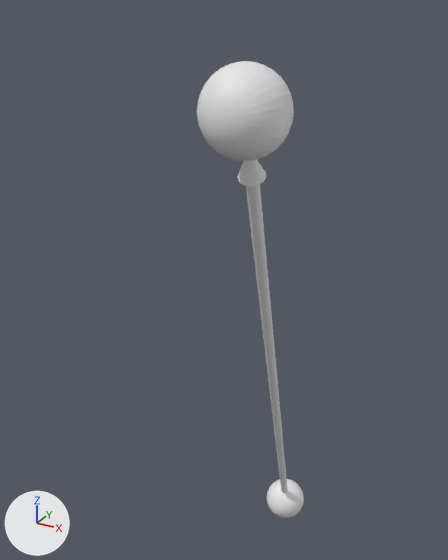
The OBJ model 资本的生产过程/价值形式理论/价值形式/datas_graphs_generated/simple.obj as it was, and as the next commit left it.
Both versions are drawn from a 50 mm camera at (7.8, -7.21, 6.95) aimed at (1.7, 3.86, 1.41). Lighting does not change. The marker at lower left points along +X, +Y and +Z. The older version comes first. Where no turn or scale is listed for an object, it has been applied to the vertices.

The older version as bpy lines, for what is in view:
```python
me_simple = bpy.data.meshes.new('simple')
me_simple.from_pydata(...)  # 1835 vertices, 3463 faces; spans x 1.39..4.81, y -0.74..8.08, z -8.24..6.35
ob_simple = bpy.data.objects.new('simple', me_simple)
ob_simple.location = (0.0, 0.0, 0.0)
```
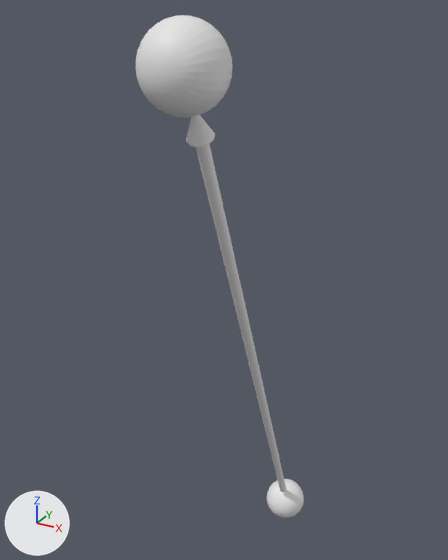
The newer file is also turned or shifted as a whole; pictures and numbers use the older file's frame.

Edits to the bpy script that builds the scene:
```text
Change me_simple:
    used by ob_simple; location = (0.0, 0.0, 0.0)
    remove me_simple.from_pydata(...)  # 1835 vertices, 3463 faces; spans x 1.39..4.81, y -0.74..8.08, z -8.24..6.35
    add me_simple.from_pydata(...)  # 1835 vertices, 3463 faces; spans x 1.39..4.04, y -0.92..8.08, z -8.24..6.86
    me_simple part 1: the loose piece of 51 vertices spanning x 3.85..4.25, y 0.15..0.57, z 4.71..5.24 is multiplied about its middle by the matrix ((-0.973, -0.11, 0.205), (-0.119, -0.523, -0.844), (0.2, -0.845, 0.496)), then moved by (-0.67, -0.27, 0.45)
    me_simple part 2: the loose piece of 100 vertices spanning x 2.01..4.19, y 0.18..7.15, z -6.97..5.08 is multiplied about its middle by the matrix ((-0.969, -0.189, 0.162), (-0.042, -0.511, -0.867), (0.247, -0.848, 0.518)), then moved by (-0.38, -0.09, 0.25)
    me_simple part 3: the loose piece of 842 vertices spanning x 3.61..4.81, y -0.74..0.46, z 5.16..6.35 is turned 180 degrees about the y axis through its middle, then moved by (-0.77, -0.18, 0.51)
    other edits to the shape of me_simple do not show in these pictures
```

What differs and where, as boxes [x1, y1, x2, y2] in the pictures (448 x 560 px; the box of a moved part takes in the faces that stretch with it):
'simple', reshaped (56% wider, 10% taller)
    before: [197, 61, 304, 518]
    after: [136, 15, 304, 518]
part 1 of me_simple, moved or reshaped
    before: [237, 160, 266, 186]
    after: [186, 115, 215, 147]
part 2 of me_simple, moved or reshaped
    before: [246, 184, 288, 493]
    after: [196, 144, 286, 492]
part 3 of me_simple, moved or reshaped
    before: [197, 61, 294, 161]
    after: [136, 15, 233, 118]
